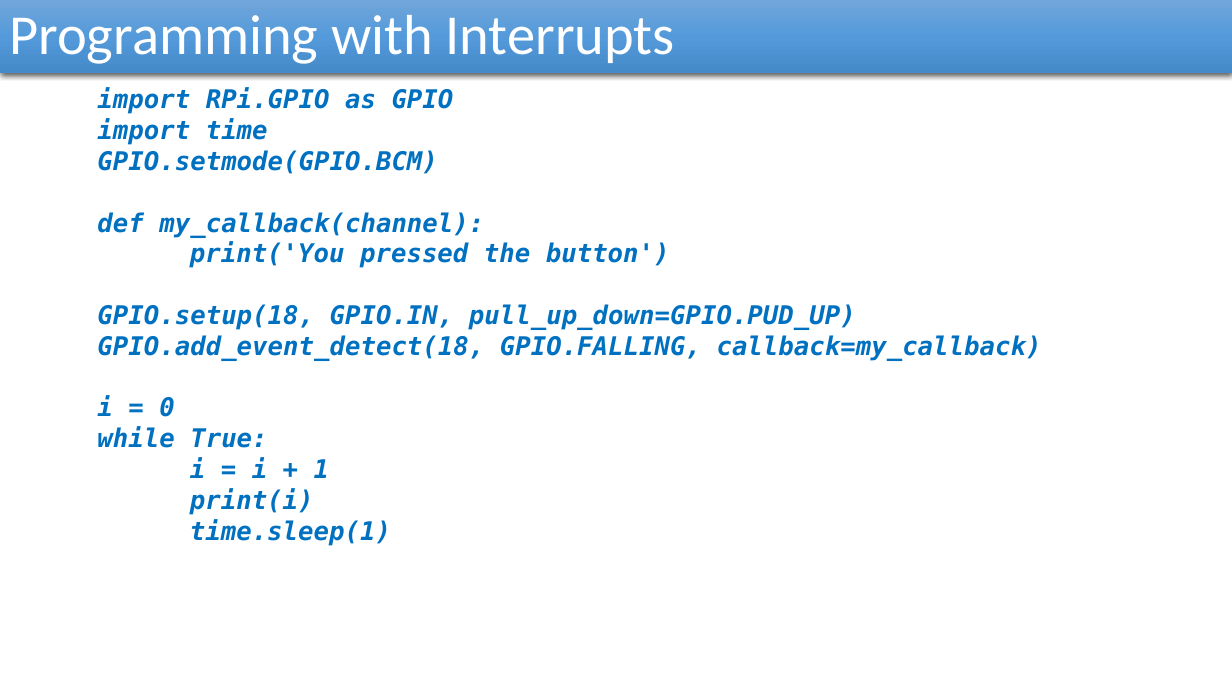
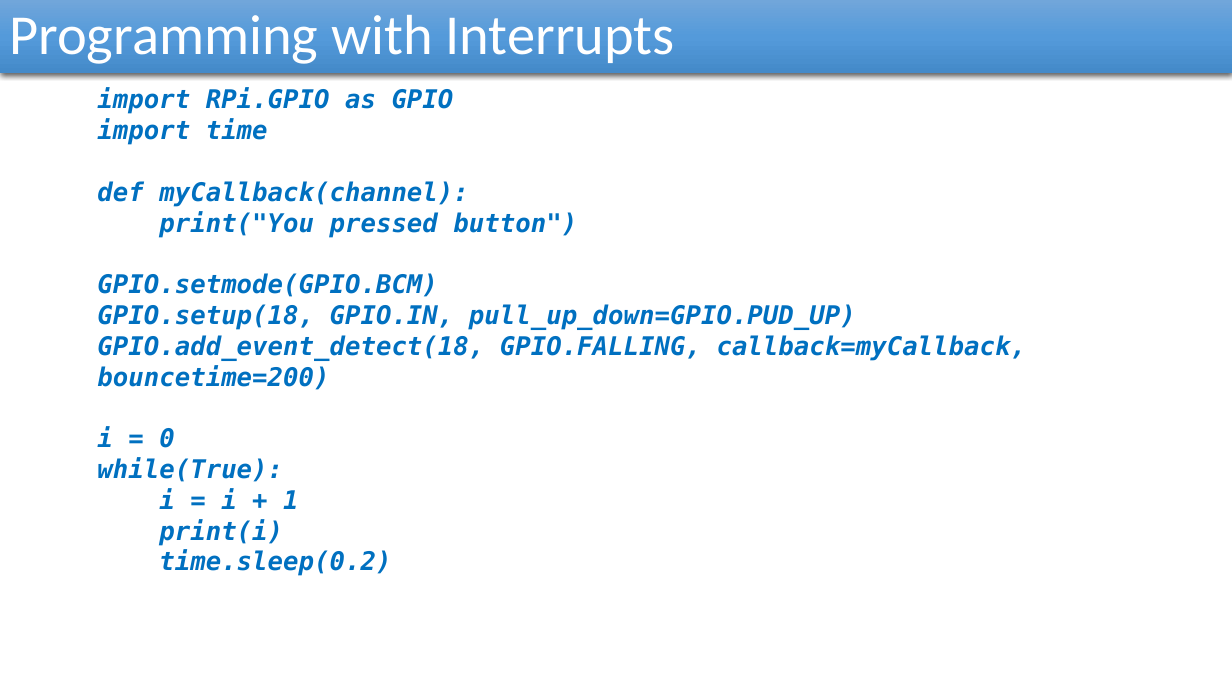
Before and after one commit to reza-arjmandi/rpi-course, a slide deck: slide 10 of session3/presentation/Raspberry_pi_Controlling_Hardware.pptx. Drawn at 1232x693 pixels with LibreOffice and Linux fonts; fonts in the diff are those of the drawing. Boxes give left, top, right and bottom in pixels: in the first picture for what was removed or moved away, otherwise in the second. Text is boxed around its words. In the diff, an @@ line names an element or a change of style, - is before the commit and + after.

```diff
--- a/session3/presentation/Raspberry_pi_Controlling_Hardware.pptx
+++ b/session3/presentation/Raspberry_pi_Controlling_Hardware.pptx
@@ text at (x1=97, y1=181, x2=577, y2=237): paragraphs added @@
+  def myCallback(channel):
+  print("You pressed button")
@@ text at (x1=97, y1=212, x2=670, y2=268): paragraphs removed @@
-  def my_callback(channel):
-  print('You pressed the button')
@@ text at (x1=97, y1=335, x2=1027, y2=390): text changed @@
-  GPIO.add_event_detect(18, GPIO.FALLING, callback=my_callback)
+  GPIO.add_event_detect(18, GPIO.FALLING, callback=myCallback, bouncetime=200)
@@ text at (x1=97, y1=458, x2=283, y2=482): text changed @@
-  while True:
+  while(True):
@@ text at (x1=190, y1=519, x2=391, y2=545): text changed @@
-  time.sleep(1)
+  time.sleep(0.2)
```
Also in this commit, not shown: 5 other slides changed, 1 slide added.
